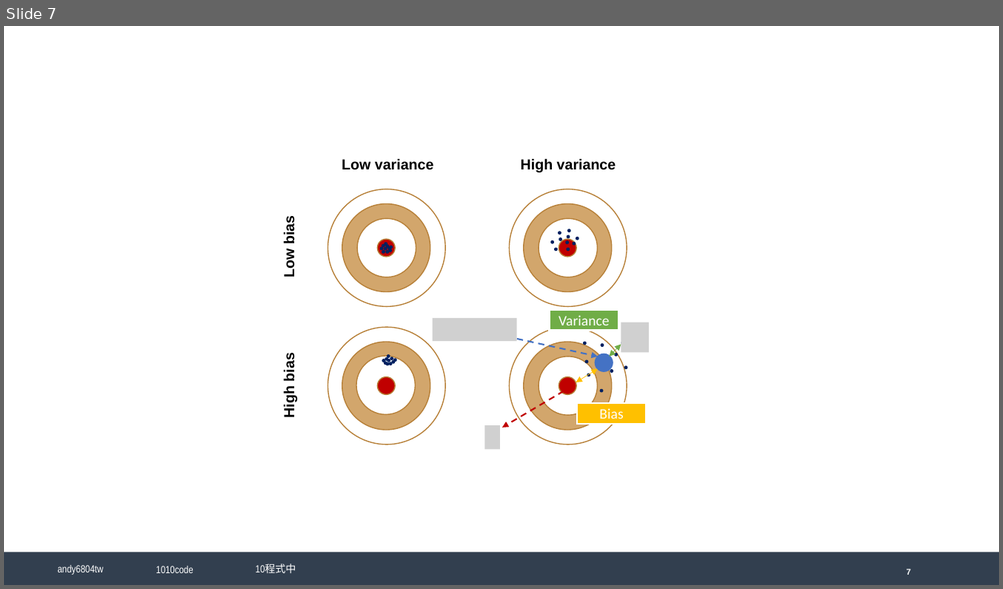
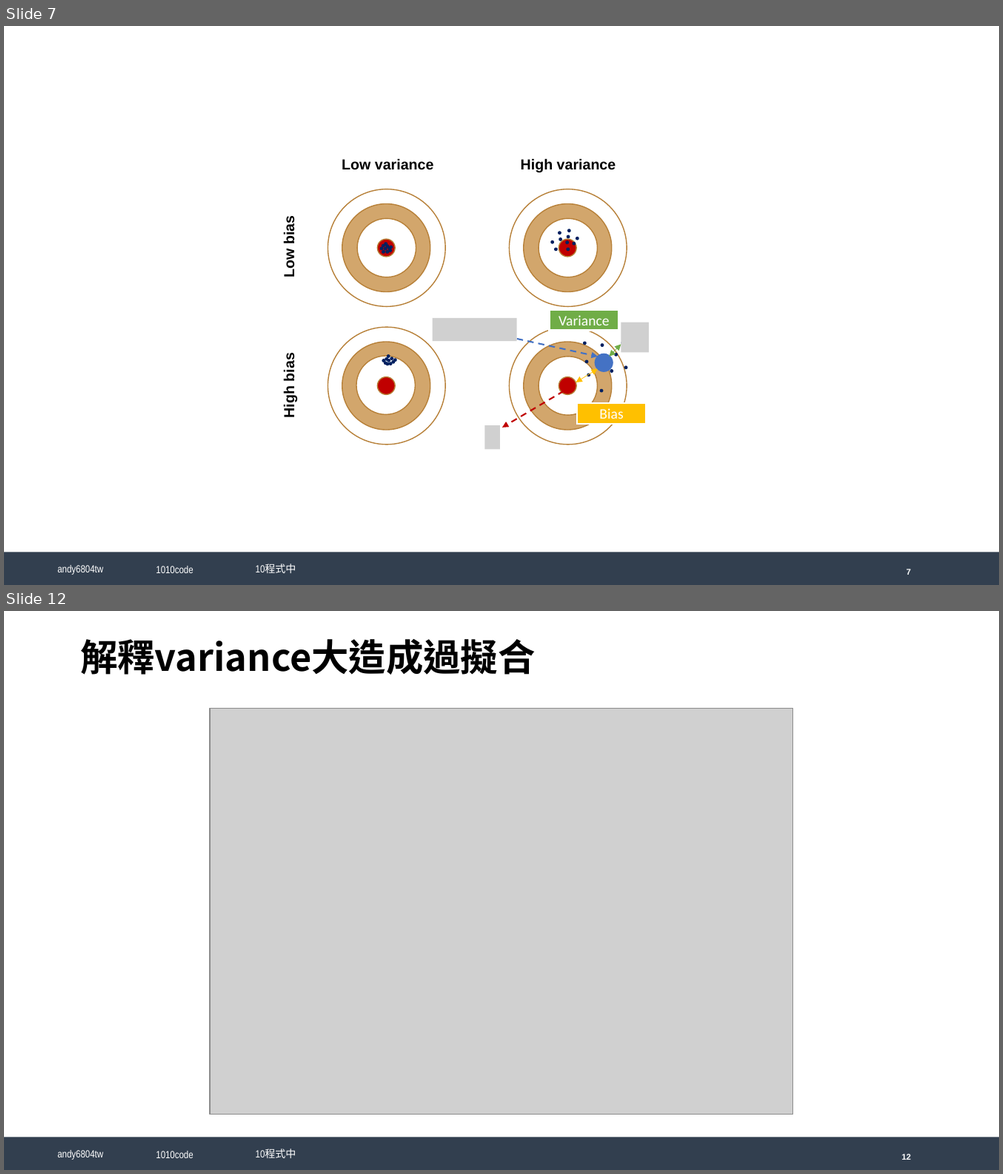
Before and after one commit to andy6804tw/crazyai-dl, a slide deck: docs/material/Deep Learning.pptx. Shown one above the other, each under a label of ours: slide 7 before the commit, slides 7 and 12 after it; the slides between them are not shown. The pictures are 1003x589 and 1003x1174 pixels, drawn with LibreOffice and Linux fonts; fonts in the diff are those of the drawing; grey boxes stand for pictures; background and template pictures are left out. Boxes give left, top, right and bottom in pixels: in the first picture for what was removed or moved away, otherwise in the second. Text is boxed around its words. In the diff, an @@ line names an element or a change of style, - is before the commit and + after.

```diff
--- a/docs/material/Deep Learning.pptx
+++ b/docs/material/Deep Learning.pptx
@@ slide 12 added at [4, 611, 999, 1170], background #FFFFFF; not listed: 5 template elements that a slide beside it also shows @@
@@ title added at [80, 639, 535, 675], 36 pt, text #000000, bold @@
+解釋variance大造成過擬合
@@ picture added at [210, 709, 794, 1116] @@
```
Also in this commit, not shown: 5 other slides added, 1 slide removed, 10 other files.
